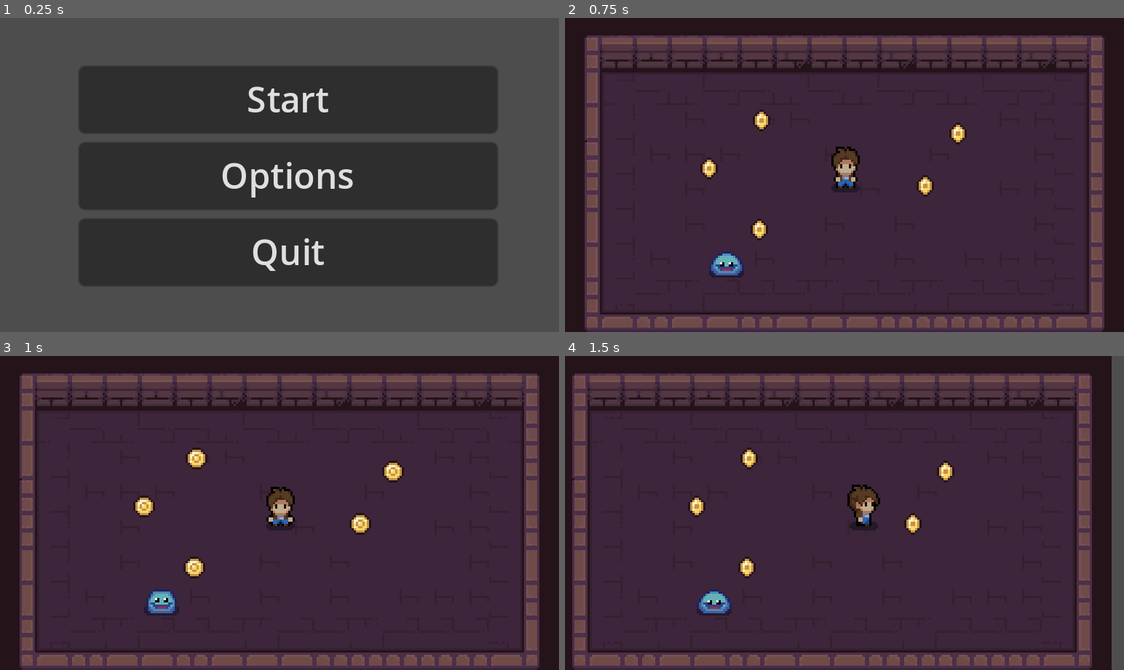
Above: before the commit, frames 1-4 (two rows, left to right).
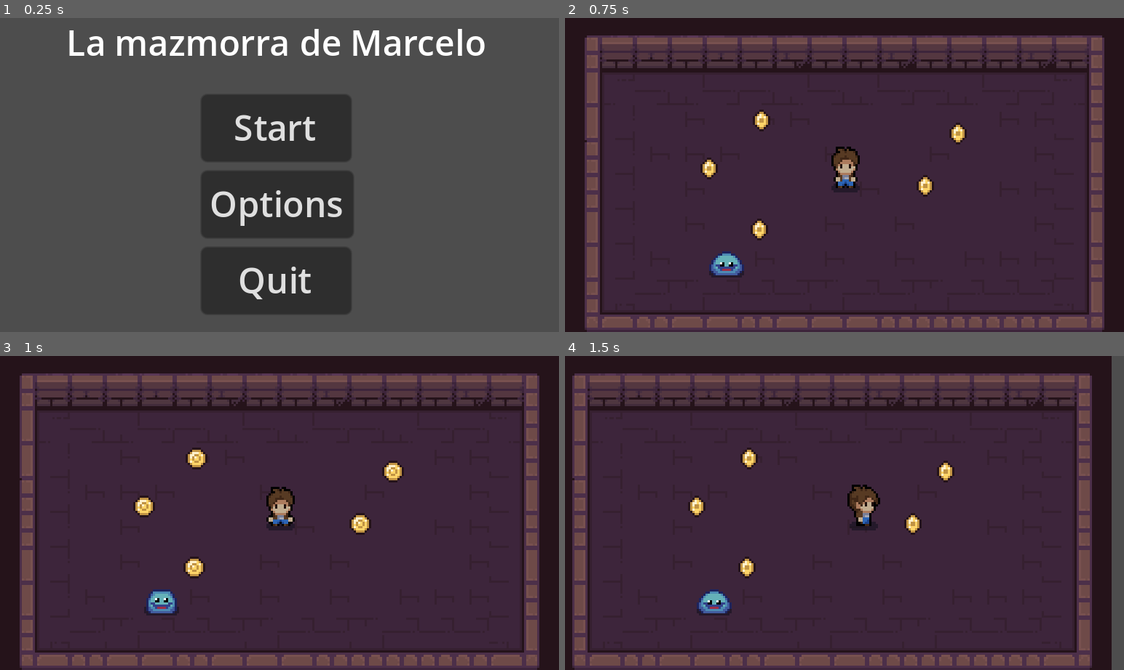
Above: after the commit, the same moments.

Repository: alvarolh33/marcelo
Game: Godot game, scene res://scenes/menu.tscn
Same seed, same stepped clock (60 frames per second), same inputs: the game is played once before the commit and once after it.
Inputs:
- Up to frame 1 (0.25 s): no input
- Up to frame 2 (0.75 s): click "Start" at 0.5 s
- Up to frame 3 (1 s): no input
- Up to frame 4 (1.5 s): hold D (right) from 1.28 s (still down)

The runs differ from the first frame. In frame 1, 42% of the frame differs, in the area x 12-89%, y 3-95%; in frame 2, nothing differs; in frame 3, nothing differs; in frame 4, nothing differs.

Commit message:
reestructuracion del menu principal

Diff:
--- a/scenes/menu.tscn
+++ b/scenes/menu.tscn
@@ -13,14 +13,15 @@
 
 [node name="VBoxContainer" type="VBoxContainer" parent="."]
 layout_mode = 1
-anchors_preset = 4
-anchor_top = 0.5
-anchor_bottom = 0.5
-offset_left = 36.0
-offset_top = -50.0
-offset_right = 228.0
-offset_bottom = 51.0
-grow_vertical = 2
+anchors_preset = -1
+anchor_left = 1.0
+anchor_top = -0.135
+anchor_right = 1.0
+anchor_bottom = -0.135
+offset_left = -164.025
+offset_top = 54.215
+offset_right = -94.025
+offset_bottom = 155.215
 
 [node name="Start" type="Button" parent="VBoxContainer"]
 layout_mode = 2
@@ -34,6 +35,18 @@
 layout_mode = 2
 text = "Quit"
 
+[node name="BoxContainer" type="BoxContainer" parent="."]
+layout_mode = 0
+offset_left = 1.0
+offset_right = 256.0
+offset_bottom = 23.0
+
+[node name="Label" type="Label" parent="BoxContainer"]
+layout_mode = 2
+text = "       La mazmorra de Marcelo"
+horizontal_alignment = 1
+vertical_alignment = 1
+
 [connection signal="pressed" from="VBoxContainer/Start" to="." method="_on_start_pressed"]
 [connection signal="pressed" from="VBoxContainer/Start" to="." method="_on_start_button_pressed"]
 [connection signal="pressed" from="VBoxContainer/Exit" to="." method="_on_exit_pressed"]
